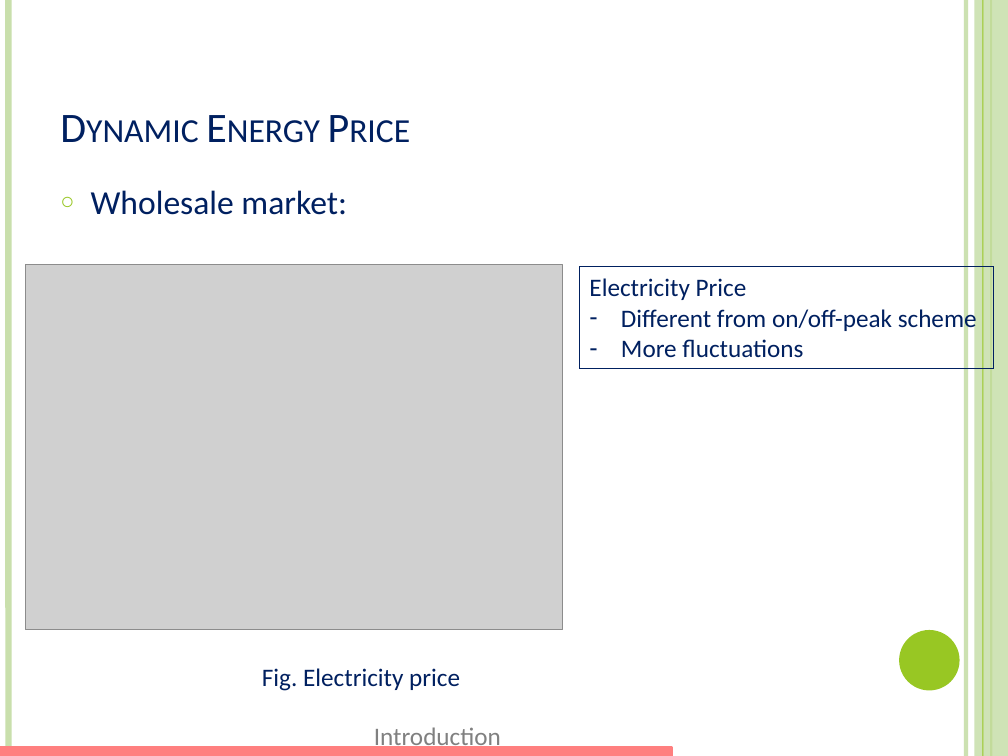
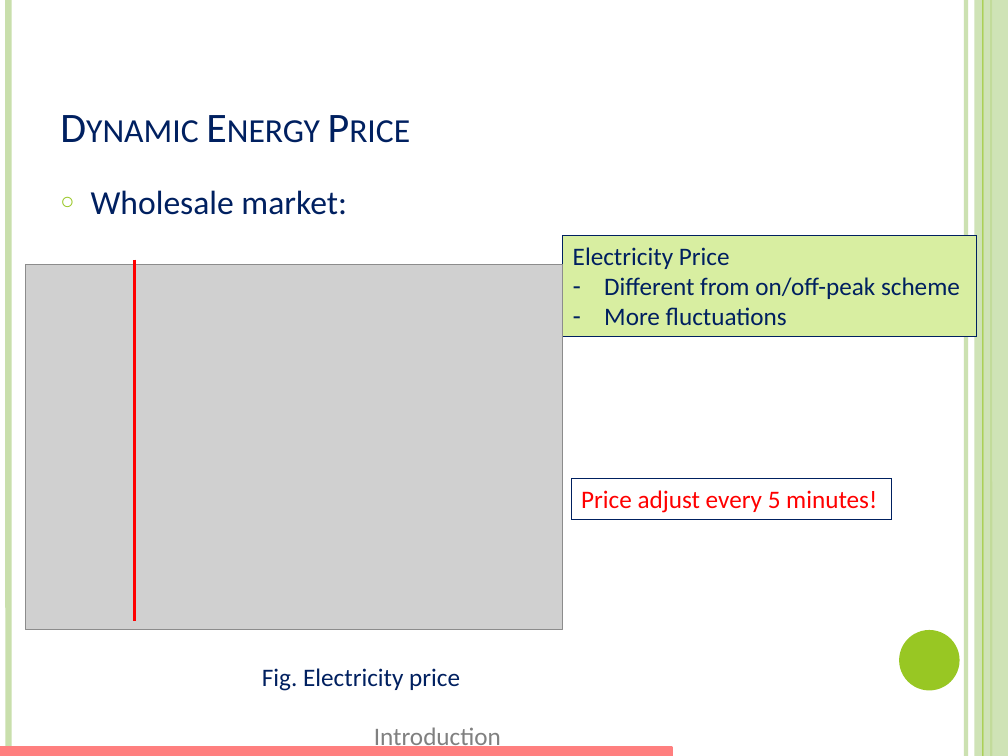
Before and after one commit to xizhonghua/GreenDC-Summary, a slide deck: slide 6 of file/Adnan12-EEGLB.pptm. Drawn at 1008x756 pixels with LibreOffice and Linux fonts; fonts in the diff are those of the drawing; grey boxes stand for pictures. Boxes give left, top, right and bottom in pixels: in the first picture for what was removed or moved away, otherwise in the second. Text is boxed around its words. In the diff, an @@ line names an element or a change of style, - is before the commit and + after.

```diff
--- a/file/Adnan12-EEGLB.pptm
+++ b/file/Adnan12-EEGLB.pptm
@@ rectangle "Electricity Price": place and size @@
-rectangle "Electricity Price" at [580, 267, 994, 369]
+rectangle "Electricity Price" at [562, 235, 977, 337]
@@ rectangle "Electricity Price" at [562, 235, 977, 337]: fill none to #D8EEA1 @@
@@ line added from (135, 260) to (135, 621), #FF0000 2.25 pt @@
@@ rectangle added at [572, 479, 892, 519], outline #002060 0.75 pt, 18 pt, text #FF0000 @@
+Price adjust every 5 minutes!
```
Also in this commit, not shown: 15 other slides changed, 1 slide added.
